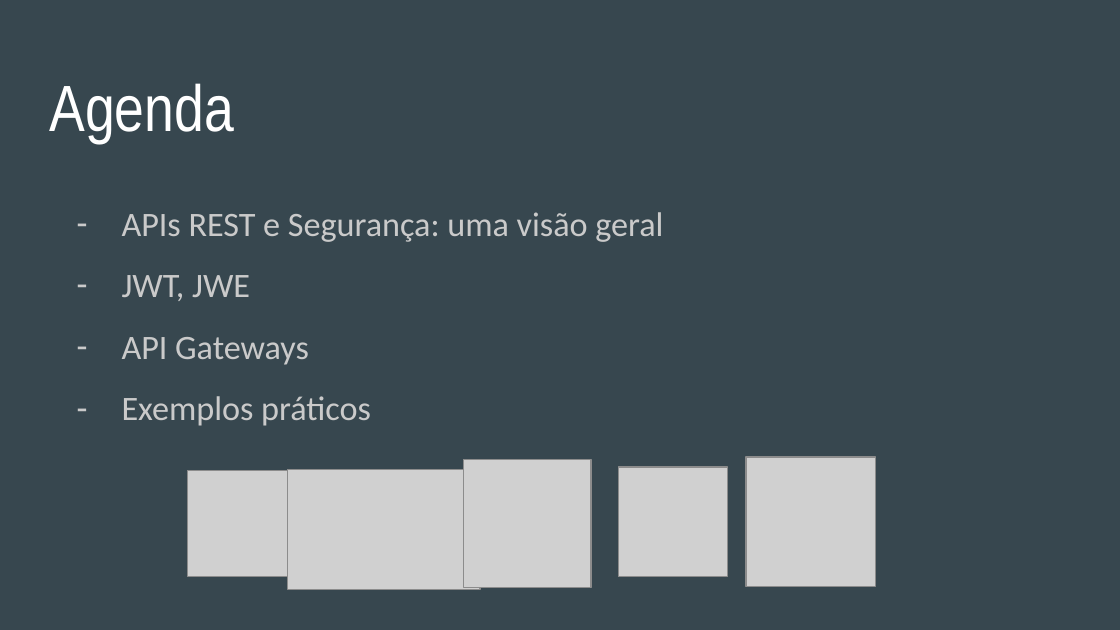
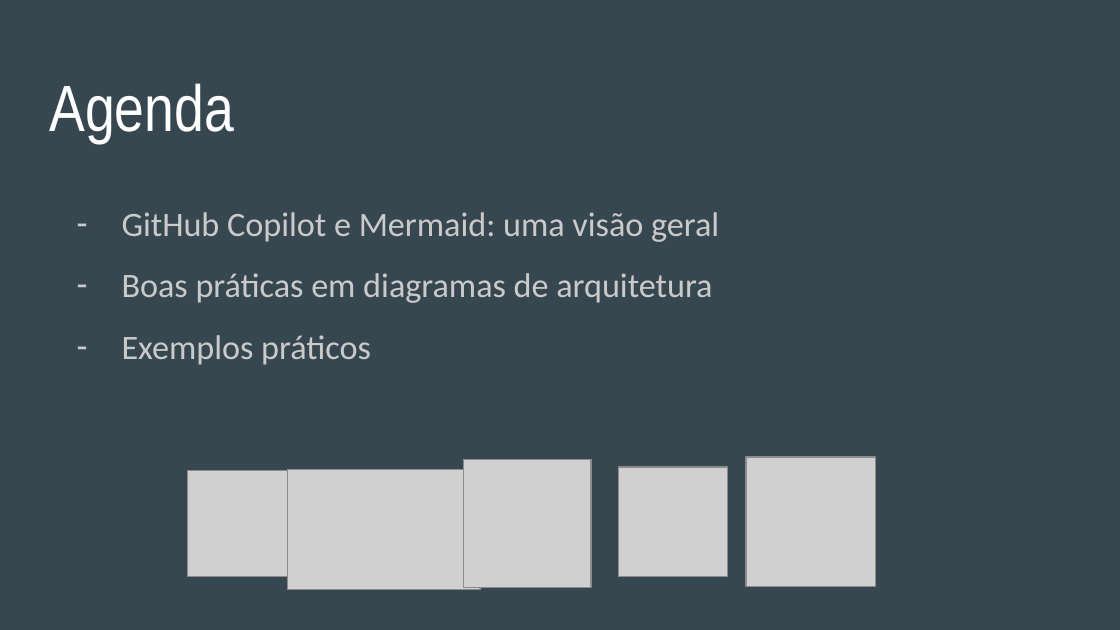
Before and after one commit to renatogroffe/Mermaid-Copilot_SQLTuesday-2024-12, a slide deck: slide 4 of slides/Mermaid Copilot SQLTuesday 2024-12.pptx. Drawn at 1120x630 pixels with LibreOffice and Linux fonts; fonts in the diff are those of the drawing; grey boxes stand for pictures. Boxes give left, top, right and bottom in pixels: in the first picture for what was removed or moved away, otherwise in the second. Text is boxed around its words. In the diff, an @@ line names an element or a change of style, - is before the commit and + after.

Commit message:
Ajustes

```diff
--- a/slides/Mermaid Copilot SQLTuesday 2024-12.pptx
+++ b/slides/Mermaid Copilot SQLTuesday 2024-12.pptx
@@ text at box(122, 212, 719, 303): text changed @@
-– APIs REST e Segurança: uma visão geral
-– JWT, JWE
-– API Gateways
+– GitHub Copilot e Mermaid: uma visão geral
+– Boas práticas em diagramas de arquitetura
```
